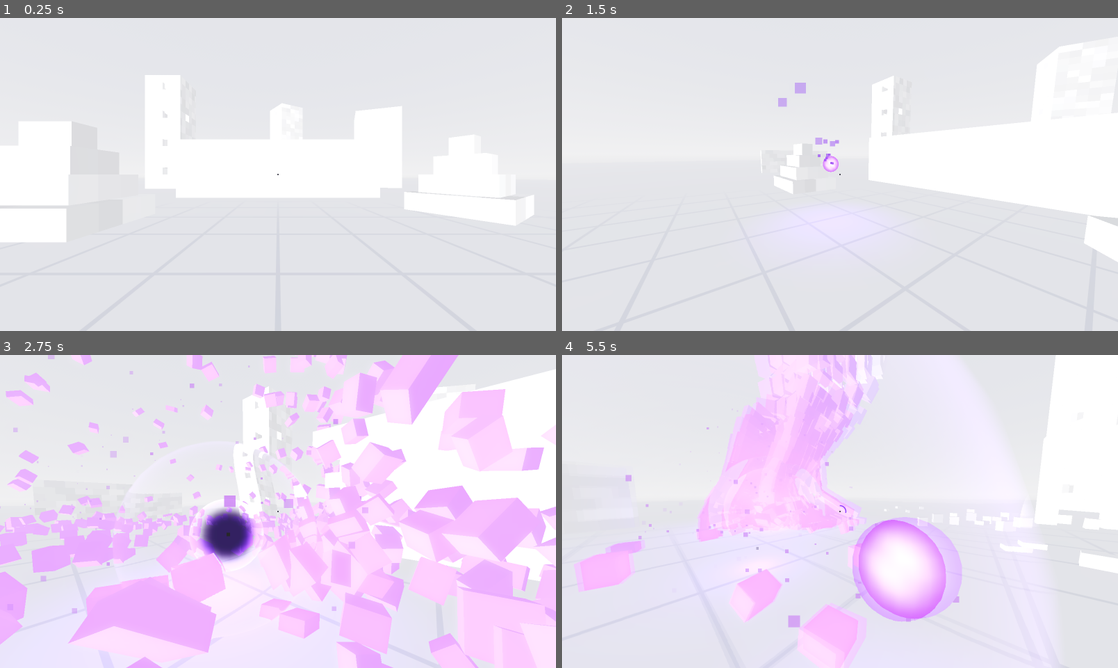
Above: before the commit, frames 1-4 (two rows, left to right).
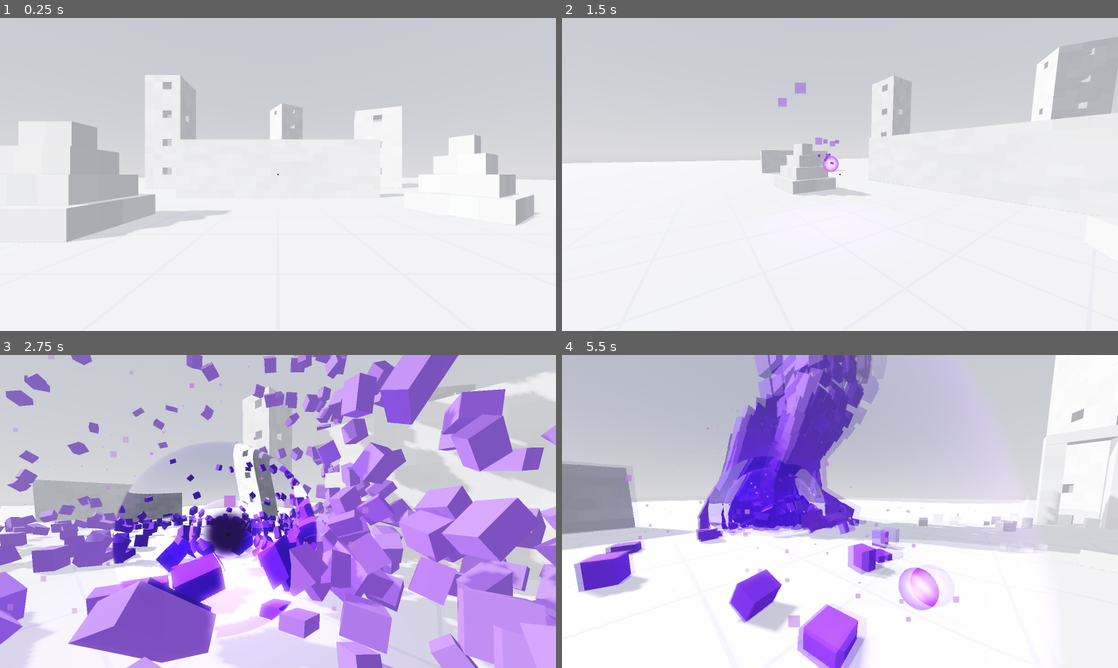
Above: after the commit, the same moments.

Repository: Ripo7/gravity
Game: Godot game, scene res://scenes/main.tscn
Two runs of this game, one before a commit and one after it. Both use one fixed random seed, a clock stepped at 60 frames per second and the inputs below.
Inputs (mouse positions are in pixels of both pictures, inside the frame that each line leads up to):
- Up to frame 1 (0.25 s): no input
- Up to frame 2 (1.5 s): tap Enter at 0.5 s; move the mouse to (962, 158) at 0.52 s; press the mouse at (962, 158) at 0.53 s; hold D (move_right) 0.53-1.28 s; tap Space (jump) at 0.77 s; move the mouse to (812, 174) at 1.27 s; release the mouse at (812, 174) at 1.28 s; hold W (move_forward) from 1.28 s (still down); click (812, 174) at 1.35 s
- Up to frame 3 (2.75 s): keep holding W (move_forward); tap Space (jump) at 1.52 s; move the mouse to (289, 505) at 2.02 s; hold Shift (sprint) from 2.03 s (still down); click (289, 505) at 2.3 s
- Up to frame 4 (5.5 s): keep holding W (move_forward); move the mouse to (834, 517) at 2.77 s; release Shift (sprint) at 2.78 s; click (834, 517) at 2.85 s; tap Space (jump) at 3.02, 3.77, 4.52 s; move the mouse to (878, 514) at 3.52 s; press the mouse at (878, 514) at 3.53 s; move the mouse to (795, 508) at 4.27 s; release the mouse at (795, 508) at 4.28 s; tap Shift (sprint) at 4.35 s; click (795, 508) at 4.55 s; move the mouse to (845, 511) at 5.02 s; press the mouse at (845, 511) at 5.03 s

The runs differ from the first frame. In frame 1, 41% of the frame differs, in the area x 0-100%, y 0-100%; in frame 2, 34%; in frame 3, 77%; in frame 4, 73%.

Commit message:
Tune lighting and violet FX, fix sun transform, benchmark by physics frames
- Side sun with readable shadows, lower ambient, AgX-free filmic tonemap tuning
- Deeper violet debris tint, smaller in-hand ball, lens samples in linear space
- Bench counts physics frames and shows results on screen; still mode for renders
- Keep build/ out of the import scan; raise budgets to 2000 desktop / 900 web

Co-Authored-By: Claude Opus 5.5 <noreply@anthropic.com>
Claude-Session: https://claude.ai/code/session_01SsjNMGzV8hMkLQueWCEAuT

Diff:
--- a/materials/block.tres
+++ b/materials/block.tres
@@ -5,5 +5,6 @@
 [resource]
 shader = ExtResource("1_block")
 shader_parameter/violet = Color(0.55, 0.24, 1, 1)
-shader_parameter/glow_strength = 2.2
+shader_parameter/glow_strength = 0.9
+shader_parameter/violet_deep = Color(0.32, 0.08, 0.78, 1)
 shader_parameter/roughness_value = 0.85
--- a/materials/environment.tres
+++ b/materials/environment.tres
@@ -1,11 +1,12 @@
 [gd_resource type="Environment" load_steps=3 format=3]
 
 [sub_resource type="ProceduralSkyMaterial" id="sky_mat"]
-sky_top_color = Color(0.86, 0.87, 0.91, 1)
-sky_horizon_color = Color(0.97, 0.97, 0.98, 1)
-ground_bottom_color = Color(0.9, 0.9, 0.92, 1)
-ground_horizon_color = Color(0.97, 0.97, 0.98, 1)
-sun_angle_max = 20.0
+sky_top_color = Color(0.78, 0.8, 0.86, 1)
+sky_horizon_color = Color(0.95, 0.95, 0.97, 1)
+ground_bottom_color = Color(0.85, 0.85, 0.88, 1)
+ground_horizon_color = Color(0.95, 0.95, 0.97, 1)
+sun_angle_max = 8.0
+sun_curve = 0.3
 
 [sub_resource type="Sky" id="sky"]
 sky_material = SubResource("sky_mat")
@@ -14,16 +15,17 @@
 background_mode = 2
 sky = SubResource("sky")
 ambient_light_source = 3
-ambient_light_color = Color(0.92, 0.93, 0.97, 1)
-ambient_light_sky_contribution = 0.6
-ambient_light_energy = 0.9
+ambient_light_color = Color(0.86, 0.88, 0.95, 1)
+ambient_light_sky_contribution = 0.35
+ambient_light_energy = 0.5
 tonemap_mode = 2
-tonemap_white = 1.3
+tonemap_exposure = 1.0
+tonemap_white = 2.5
 glow_enabled = true
-glow_intensity = 0.7
-glow_bloom = 0.05
-glow_hdr_threshold = 1.1
+glow_intensity = 0.45
+glow_bloom = 0.02
+glow_hdr_threshold = 1.2
 fog_enabled = true
-fog_light_color = Color(0.95, 0.95, 0.97, 1)
-fog_density = 0.006
+fog_light_color = Color(0.93, 0.93, 0.96, 1)
+fog_density = 0.0035
 fog_sky_affect = 0.0
--- a/scenes/main.tscn
+++ b/scenes/main.tscn
@@ -27,13 +27,13 @@
 environment = ExtResource("2_env")
 
 [node name="Sun" type="DirectionalLight3D" parent="."]
-transform = Transform3D(0.8192, 0.0000, -0.5736, -0.4520, 0.6157, -0.6455, 0.3531, 0.7880, 0.5043, 0, 30, 0)
+transform = Transform3D(0.4229, 0.5015, -0.7547, -0.0000, 0.8329, 0.5535, 0.9062, -0.2341, 0.3522, 0, 30, 0)
 light_color = Color(1, 0.99, 0.97, 1)
-light_energy = 1.1
+light_energy = 0.85
 shadow_enabled = true
-shadow_opacity = 0.75
+shadow_opacity = 0.85
 shadow_blur = 1.5
-directional_shadow_max_distance = 90.0
+directional_shadow_max_distance = 70.0
 
 [node name="Floor" type="StaticBody3D" parent="."]
 transform = Transform3D(1, 0, 0, 0, 1, 0, 0, 0, 1, 0, -0.5, 0)
--- a/scripts/core/director.gd
+++ b/scripts/core/director.gd
@@ -7,6 +7,7 @@
 var world: GameWorld
 var player: Player
 var _shot_dir := ""
+var _label: Label
 
 
 func _ready() -> void:
@@ -22,6 +23,8 @@
 			_showcase()
 		"bench":
 			_bench()
+		"still":
+			_still()
 
 
 func _wait(seconds: float) -> void:
@@ -116,6 +119,28 @@
 	get_tree().quit()
 
 
+## One screenshot from --pos=x,y,z looking at --at=x,y,z.
+func _still() -> void:
+	var p := _vec(options.get("pos", "0,0.05,15"))
+	var t := _vec(options.get("at", "0,3,0"))
+	_place(p, t)
+	if options.has("charge"):
+		player.power.begin_charge()
+		player.power.charge = float(options["charge"])
+	if options.has("blast"):
+		var params := BlastParams.from_charge(float(options["blast"]))
+		await _wait(0.2)
+		world.detonate(t, params)
+	await _wait(float(options.get("wait", "0.5")))
+	await _shot(options.get("name", "still"))
+	get_tree().quit()
+
+
+static func _vec(s: String) -> Vector3:
+	var f := s.split_floats(",")
+	return Vector3(f[0], f[1], f[2])
+
+
 func _bench() -> void:
 	var debris := world.debris
 	var step := int(options.get("step", "150"))
@@ -125,7 +150,7 @@
 	rng.seed = 7
 	var over := 0
 	await _wait(1.0)
-	print("BENCH_START capacity=%d web=%s" % [debris.capacity, OS.has_feature("web")])
+	_report("BENCH_START capacity=%d web=%s" % [debris.capacity, OS.has_feature("web")])
 	while debris.active_count + step <= limit:
 		for k in step:
 			var n := debris.active_count
@@ -143,31 +168,40 @@
 		await _wait(0.4)
 		var blast := await _measure(1.5)
 		await _wait(1.5)
-		var row := {
-			"bodies": debris.active_count,
-			"falling_physics_ms": falling.x,
-			"settled_physics_ms": settled.x,
-			"blast_physics_ms": blast.x,
-			"blast_fps": blast.y,
-			"awake_after": debris.awake_count,
-		}
-		print("BENCH ", JSON.stringify(row))
+		_report(
+			(
+				"BENCH bodies=%d  physics ms: falling %.1f  settled %.1f  blast %.1f  |  fps %d"
+				% [debris.active_count, falling.x, settled.x, blast.x, blast.y]
+			)
+		)
 		over = over + 1 if blast.x > 16.6 else 0
 		if over >= 2:
 			break
-	print("BENCH_DONE")
+	_report("BENCH_DONE")
 	if not OS.has_feature("web"):
 		get_tree().quit()
 
 
-## Average physics time (ms) and fps over `seconds` of real time.
+## Average physics time (ms) over `seconds` of simulated time, and render fps.
+## Counted in physics frames so a slow renderer does not skew the physics cost.
 func _measure(seconds: float) -> Vector2:
 	var total := 0.0
-	var frames := 0
-	var start := Time.get_ticks_usec()
-	while Time.get_ticks_usec() - start < int(seconds * 1e6):
+	var frames := int(seconds * Engine.physics_ticks_per_second)
+	for i in frames:
 		await get_tree().physics_frame
 		total += Performance.get_monitor(Performance.TIME_PHYSICS_PROCESS) * 1000.0
-		frames += 1
-	var elapsed := (Time.get_ticks_usec() - start) / 1e6
-	return Vector2(total / maxf(frames, 1), Engine.get_frames_per_second() if elapsed > 0 else 0.0)
+	return Vector2(total / maxf(frames, 1), Engine.get_frames_per_second())
+
+
+func _report(text: String) -> void:
+	print(text)
+	if _label == null:
+		var layer := CanvasLayer.new()
+		layer.layer = 10
+		add_child(layer)
+		_label = Label.new()
+		_label.position = Vector2(20, 120)
+		_label.add_theme_font_size_override("font_size", 18)
+		_label.add_theme_color_override("font_color", Color(0.2, 0.1, 0.35))
+		layer.add_child(_label)
+	_label.text += text + "\n"
--- a/scripts/destruction/debris_system.gd
+++ b/scripts/destruction/debris_system.gd
@@ -18,8 +18,8 @@
 ## Set before the scene loads to force a pool size (benchmarks).
 static var capacity_override := 0
 
-@export var capacity_desktop := 1500
-@export var capacity_web := 600
+@export var capacity_desktop := 2000
+@export var capacity_web := 900
 ## Seconds a piece may live; 0 keeps pieces until the budget recycles them.
 @export var lifetime_desktop := 0.0
 @export var lifetime_web := 120.0
--- a/scripts/destruction/structure.gd
+++ b/scripts/destruction/structure.gd
@@ -48,7 +48,7 @@
 			_build_pillars(out)
 	for seg in out:
 		seg["strength"] = seg.get("strength", strength)
-		seg["shade"] = rng.randf_range(0.86, 1.0)
+		seg["shade"] = rng.randf_range(0.84, 0.9)
 	return out
 
 
--- a/scripts/fx/blast_fx.gd
+++ b/scripts/fx/blast_fx.gd
@@ -60,7 +60,7 @@
 	var m := _shock.material_override as ShaderMaterial
 	m.set_shader_parameter("alpha_scale", 1.0 - k)
 	m.set_shader_parameter("rim", (1.0 - k) * 1.2)
-	_light.light_energy = maxf(0.0, 8.0 * params.charge + 3.0) * (1.0 - k) * (1.0 - k)
+	_light.light_energy = (1.0 + 2.5 * params.charge) * (1.0 - k) * (1.0 - k)
 	if b > 1.2:
 		queue_free()
 
--- a/scripts/player/power_hand.gd
+++ b/scripts/player/power_hand.gd
@@ -5,8 +5,6 @@
 
 signal charge_changed(value: float)
 signal thrown(params: BlastParams)
-
-const PowerBallScript := preload("res://scripts/power/power_ball.gd")
 
 @export var charge_time := 1.6  ## seconds to full charge
 @export var cooldown := 0.22
@@ -66,7 +64,7 @@
 	var params := BlastParams.from_charge(_eased(charge))
 	var cam := get_viewport().get_camera_3d()
 	var dir := -cam.global_basis.z if cam else -global_basis.z
-	var ball: Node3D = PowerBallScript.new()
+	var ball := PowerBall.new()
 	ball.setup(params, global_position, dir * params.throw_speed, ball_material)
 	var world := GameWorld.of(self)
 	if world:
@@ -92,12 +90,13 @@
 func _update_visual(delta: float) -> void:
 	_wobble += delta * (6.0 + charge * 14.0)
 	if charging:
-		var r := BlastParams.from_charge(_eased(charge)).ball_radius
+		# Held close to the camera, so drawn smaller than the thrown ball.
+		var r := lerpf(0.035, 0.12, ease(charge, 0.7))
 		var pulse := 1.0 + sin(_wobble) * 0.06 * charge
 		_ball.visible = true
 		_ball.scale = Vector3.ONE * r * 2.0 * pulse
 		# Bigger balls sit further from the camera so they stay in frame.
-		_ball.position = Vector3(0, 0, -r * 1.2)
+		_ball.position = Vector3(0, 0, -r * 0.5)
 		_light.light_energy = 0.6 + charge * 2.5
 		_light.omni_range = 1.5 + charge * 3.0
 	else:
--- a/shaders/block.gdshader
+++ b/shaders/block.gdshader
@@ -2,7 +2,8 @@
 // Blocks and debris. Per-instance COLOR: rgb = shade of white, a = violet glow.
 
 uniform vec3 violet : source_color = vec3(0.55, 0.24, 1.0);
-uniform float glow_strength = 2.2;
+uniform vec3 violet_deep : source_color = vec3(0.32, 0.08, 0.78);
+uniform float glow_strength = 0.9;
 uniform float roughness_value = 0.85;
 
 varying float tint;
@@ -13,7 +14,7 @@
 
 void fragment() {
 	float t = clamp(tint, 0.0, 1.0);
-	ALBEDO = mix(COLOR.rgb, violet, t * 0.85);
+	ALBEDO = mix(COLOR.rgb, violet_deep, t * 0.9);
 	ROUGHNESS = roughness_value;
-	EMISSION = violet * t * t * glow_strength;
+	EMISSION = violet * t * t * t * glow_strength;
 }
--- a/shaders/floor.gdshader
+++ b/shaders/floor.gdshader
@@ -1,10 +1,10 @@
 shader_type spatial;
 // White floor with a faint 2 m grid so speed and distance read clearly.
 
-uniform vec3 base : source_color = vec3(0.95, 0.95, 0.96);
-uniform vec3 line : source_color = vec3(0.82, 0.83, 0.87);
+uniform vec3 base : source_color = vec3(0.86, 0.86, 0.88);
+uniform vec3 line : source_color = vec3(0.78, 0.79, 0.83);
 uniform float cell = 2.0;
-uniform float width = 0.03;
+uniform float width = 0.02;
 
 varying vec3 world_pos;
 
--- a/shaders/lens.gdshader
+++ b/shaders/lens.gdshader
@@ -19,6 +19,8 @@
 	vec2 offset = n * strength * pow(facing, 0.6) * (1.0 - facing) * 4.0;
 	offset.y = -offset.y;
 	vec3 bent = texture(screen_tex, SCREEN_UV + offset).rgb;
+	// The screen copy is sRGB here; ALBEDO expects linear.
+	bent = pow(bent, vec3(2.2));
 	float centre = smoothstep(0.55, 0.95, facing) * core;
 	vec3 col = mix(bent, deep, centre);
 	float edge = pow(1.0 - facing, 3.0);
Not shown, changed: export_presets.cfg
Not shown, added: icon.svg.import
Not shown, added: scripts/core/director.gd.uid
Not shown, added: scripts/core/game_world.gd.uid
Not shown, added: scripts/core/input_setup.gd.uid
Not shown, added: scripts/core/launch.gd.uid
Not shown, added: scripts/core/palette.gd.uid
Not shown, added: scripts/destruction/debris_system.gd.uid
Not shown, added: scripts/destruction/fracture.gd.uid
Not shown, added: scripts/destruction/structure.gd.uid
Not shown, added: scripts/destruction/structure_set.gd.uid
Not shown, added: scripts/fx/blast_fx.gd.uid
(and 19 more such lines)
